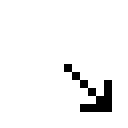
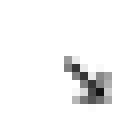
Two versions of the same layered image (128 × 128). Layer-by-layer changes:
painted on "Background" over [64,56,112,112]
